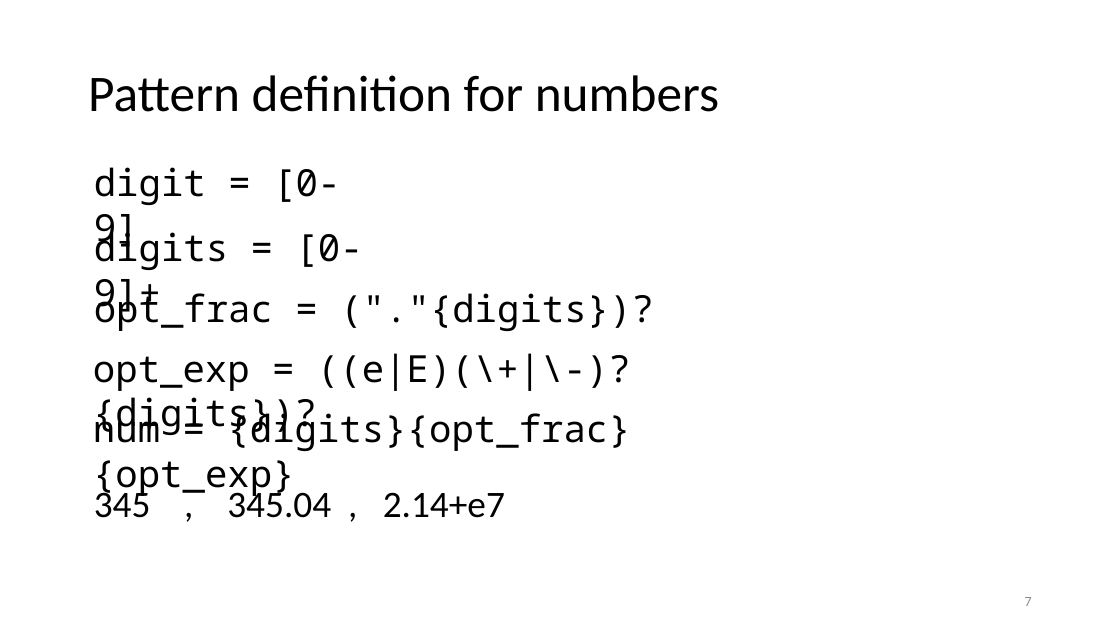
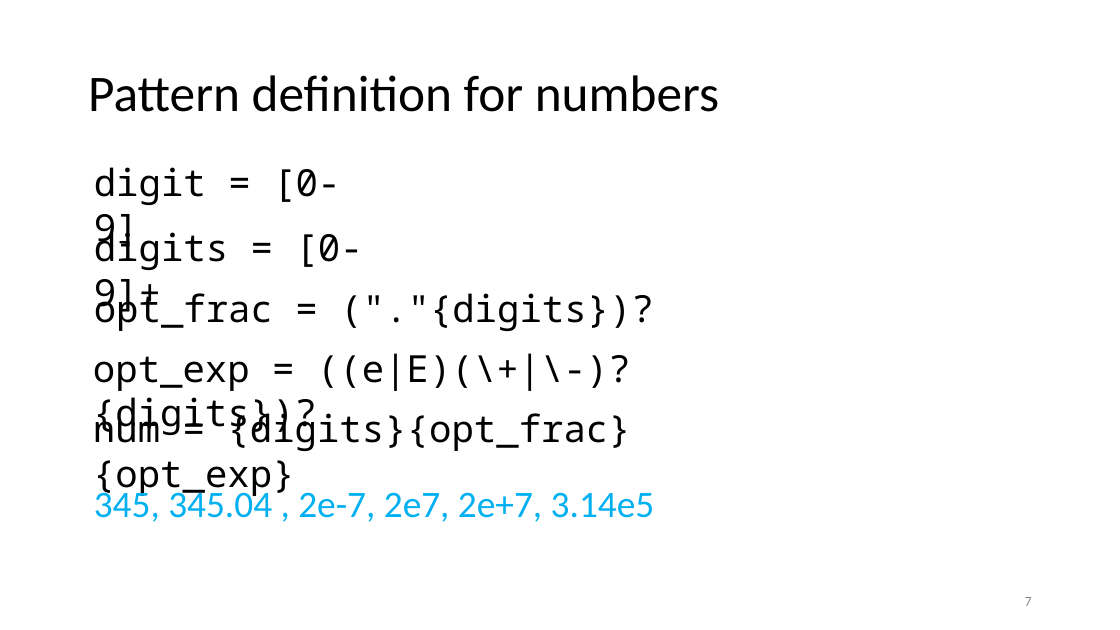
Before and after one commit to anoopsarkar/compilers-class, a slide deck: slide 7 of assets/ppt/lex/lex2-regular-expressions.pptx. Drawn at 1120x630 pixels with LibreOffice and Linux fonts; fonts in the diff are those of the drawing. Boxes give left, top, right and bottom in pixels: in the first picture for what was removed or moved away, otherwise in the second. Text is boxed around its words. In the diff, an @@ line names an element or a change of style, - is before the commit and + after.

```diff
--- a/assets/ppt/lex/lex2-regular-expressions.pptx
+++ b/assets/ppt/lex/lex2-regular-expressions.pptx
@@ text at box(94, 486, 655, 522): text changed; text colour #000000 to #00B0F0 @@
-345 , 345.04 , 2.14+e7
+345, 345.04 , 2e-7, 2e7, 2e+7, 3.14e5
```
Also in this commit, not shown: 1 other slide changed, 3 other files.
